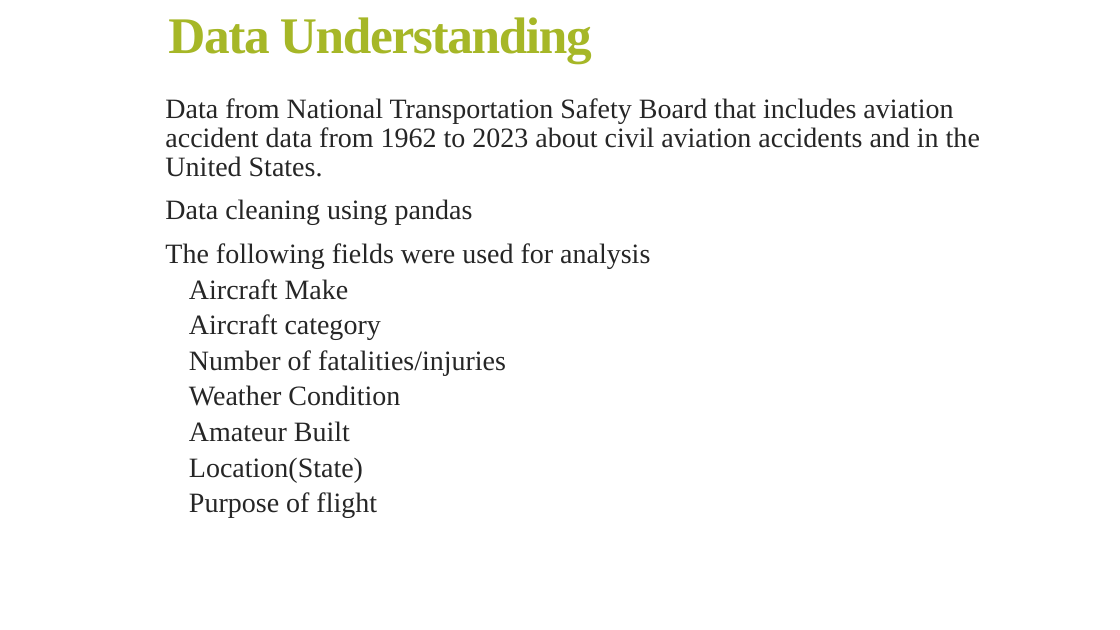
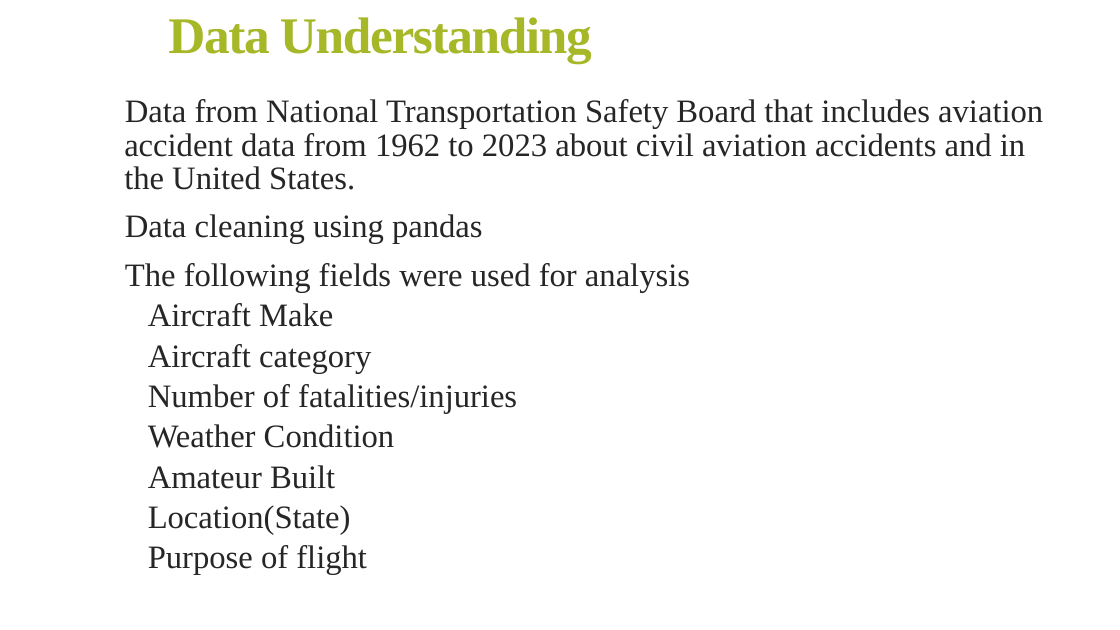
Before and after one commit to FranciscarNdanu/PHASE-1-PROJECT, a slide deck: slide 6 of Presentation.pptx. Drawn at 1120x630 pixels with LibreOffice and Linux fonts; fonts in the diff are those of the drawing. Boxes give left, top, right and bottom in pixels: in the first picture for what was removed or moved away, otherwise in the second. Text is boxed around its words. In the diff, an @@ line names an element or a change of style, - is before the commit and + after.

```diff
--- a/Presentation.pptx
+++ b/Presentation.pptx
@@ text "Data from National Transportation Safety ...": place and size @@
-text "Data from National Transportation Safety ..." at bbox=[165, 98, 980, 518]
+text "Data from National Transportation Safety ..." at bbox=[124, 99, 1043, 575]
@@ text "Data from National Transportation Safety ..." at bbox=[124, 99, 1043, 575]: size 24 to 28 pt @@
```
Also in this commit, not shown: 4 other slides changed, 2 slides added, 2 slides removed, 11 other files.
